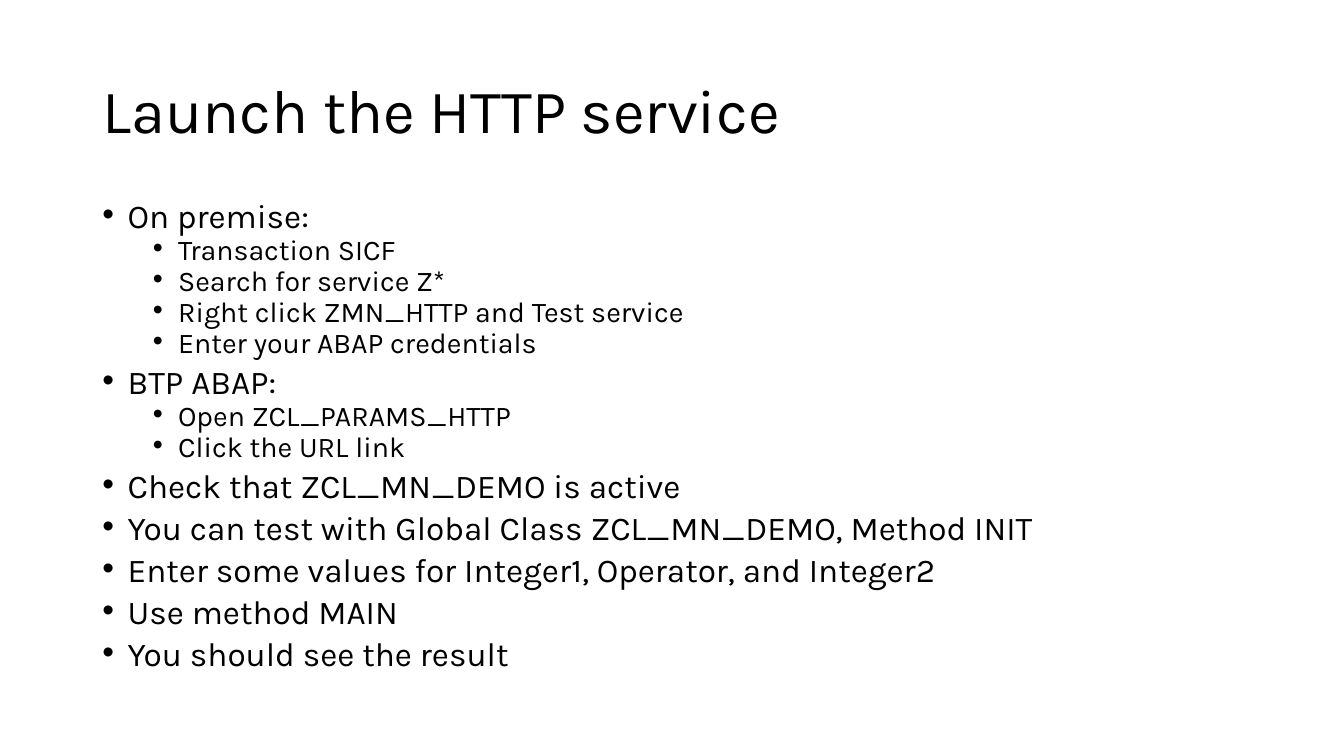
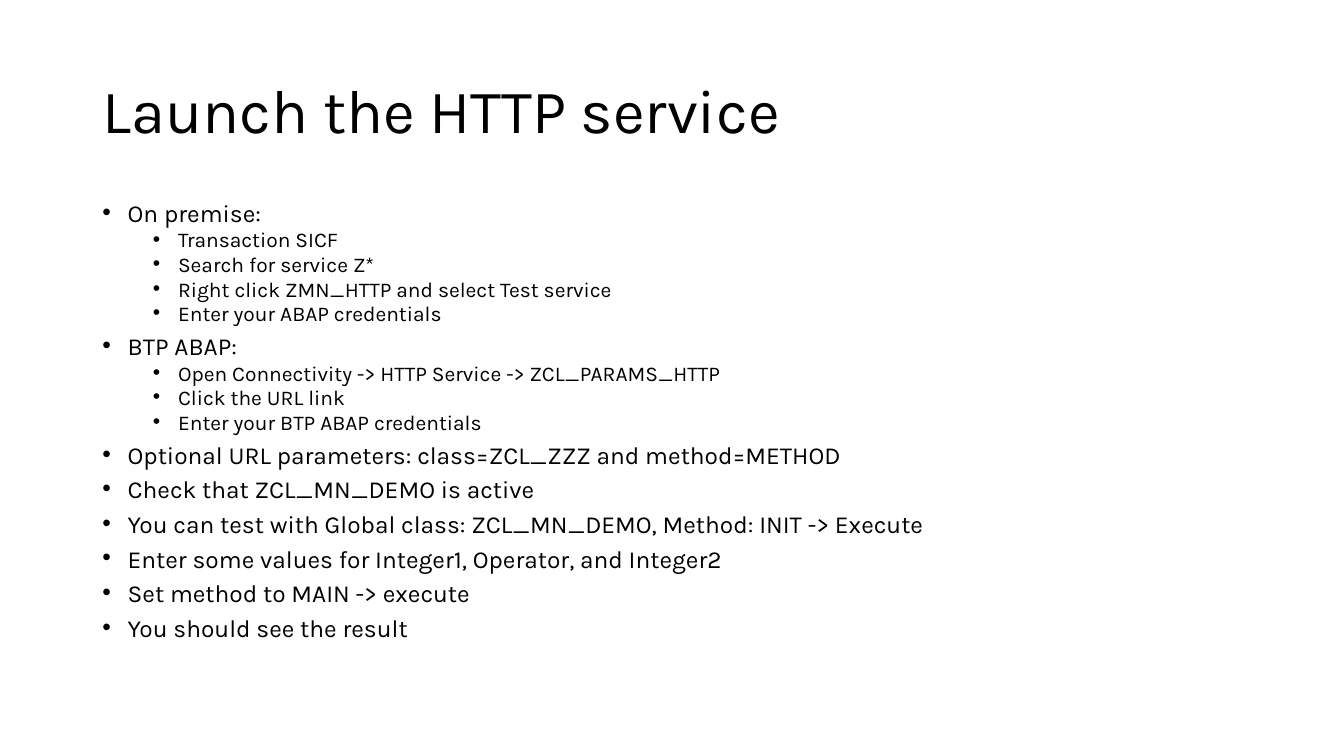
Before and after one commit to michaelnicholls/ZPARAMS, a slide deck: slide 6 of parameter handling.pptx. Drawn at 1344x756 pixels with LibreOffice and Linux fonts; fonts in the diff are those of the drawing. Boxes give left, top, right and bottom in pixels: in the first picture for what was removed or moved away, otherwise in the second. Text is boxed around its words. In the diff, an @@ line names an element or a change of style, - is before the commit and + after.

```diff
--- a/parameter handling.pptx
+++ b/parameter handling.pptx
@@ text at [128, 205, 722, 638]: size 23.8 to 17.5 pt in "On premise:", "BTP ABAP:", "Check that ZCL_MN_DEMO is active", "Enter some values for Integer1, Operator, and ..." and 1 more places; size 20.4 to 15 pt in "Transaction SICF", "Search for service Z*", "Enter your ABAP credentials", "Click the URL link" @@
@@ text at [178, 282, 612, 302]: text changed; size 20.4 to 15 pt @@
-  • Right click ZMN_HTTP and Test service
+  • Right click ZMN_HTTP and select Test service
@@ text at [178, 366, 720, 386]: text changed; size 20.4 to 15 pt @@
-  • Open ZCL_PARAMS_HTTP
+  • Open Connectivity -> HTTP Service -> ZCL_PARAMS_HTTP
@@ text at [128, 415, 840, 470]: paragraphs added @@
+  • Enter your BTP ABAP credentials
+• Optional URL parameters: class=ZCL_ZZZ and method=METHOD
@@ text at [128, 516, 923, 536]: text changed; size 23.8 to 17.5 pt @@
-• You can test with Global Class ZCL_MN_DEMO, Method INIT
+• You can test with Global class: ZCL_MN_DEMO, Method: INIT -> Execute
@@ text at [128, 585, 470, 603]: text changed; size 23.8 to 17.5 pt @@
-• Use method MAIN
+• Set method to MAIN -> execute
```
